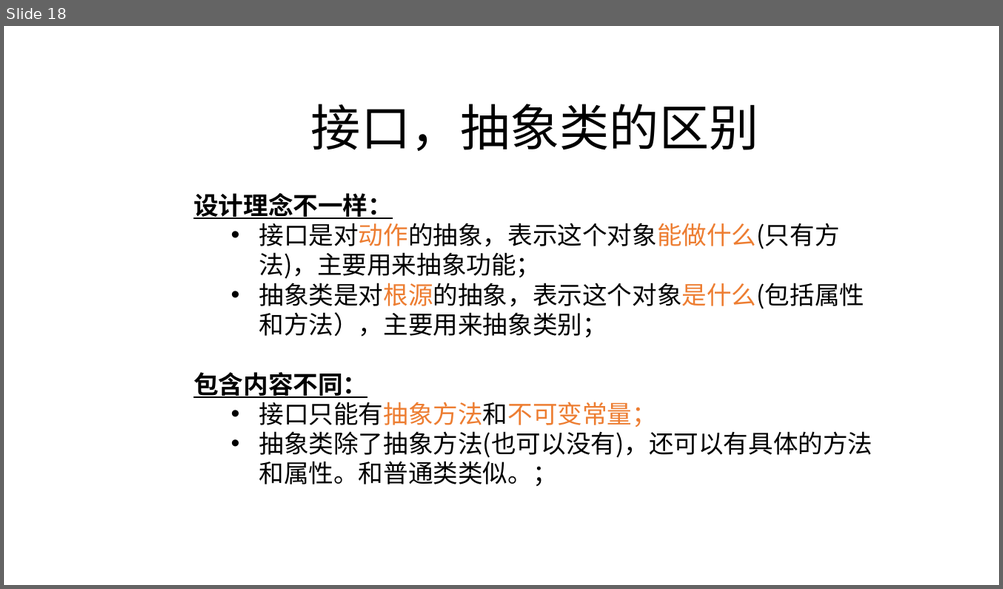
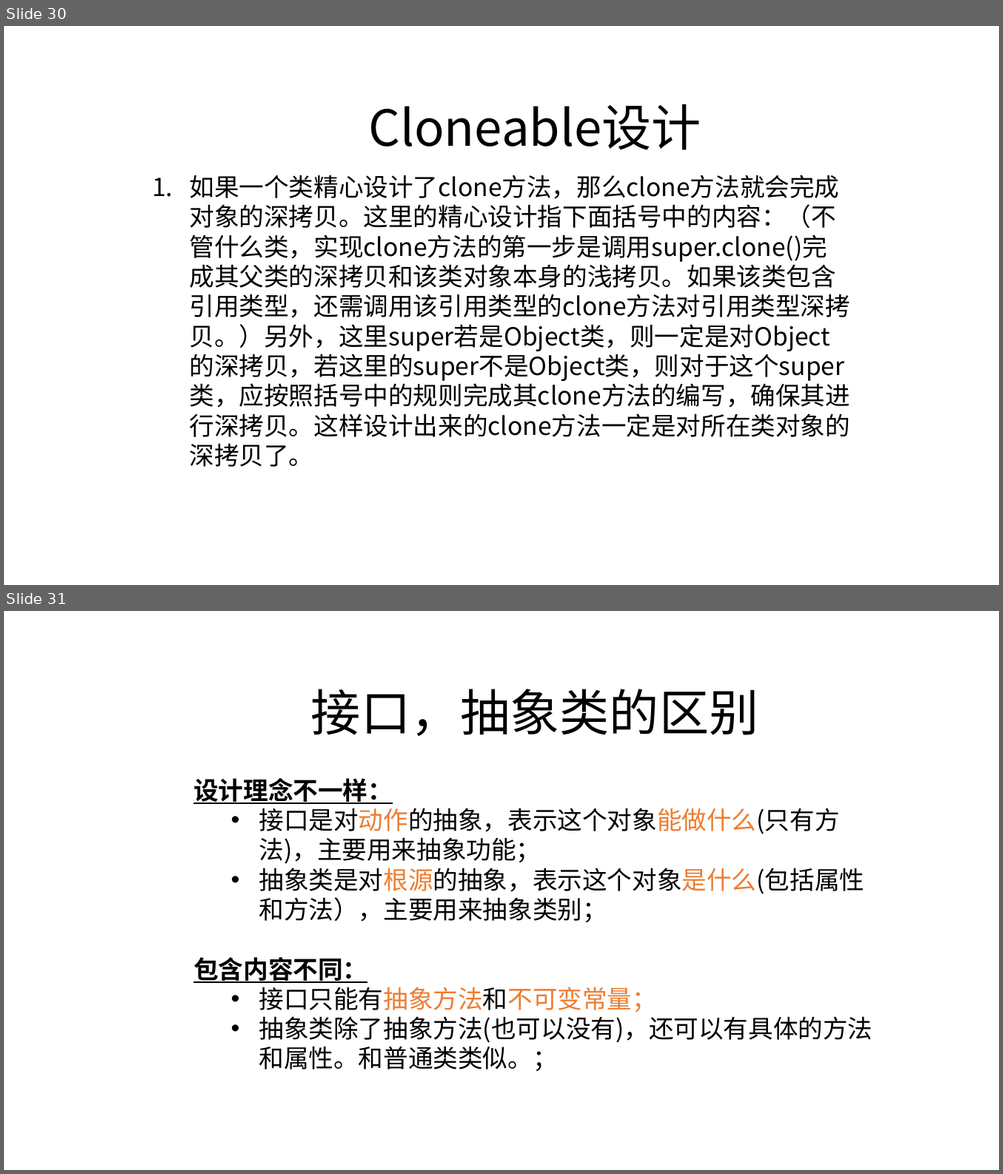
Before and after one commit to zjyesir/hmc_java_1, a slide deck: ppt/12.抽象类和接口.pptx. Shown one above the other, each under a label of ours: slide 18 before the commit, slides 30 and 31 after it. The pictures are 1003x589 and 1003x1174 pixels, drawn with LibreOffice and Linux fonts; fonts in the diff are those of the drawing; background and template pictures are left out. Boxes give left, top, right and bottom in pixels: in the first picture for what was removed or moved away, otherwise in the second. Text is boxed around its words. In the diff, an @@ line names an element or a change of style, - is before the commit and + after.

Commit message:
clone初步完成

```diff
--- a/ppt/12.抽象类和接口.pptx
+++ b/ppt/12.抽象类和接口.pptx
@@ slide 30 added at [4, 26, 999, 585], background picture (left out) @@
@@ text added at [368, 104, 701, 150], 48 pt, text #000000 @@
+Cloneable设计
@@ text added at [190, 175, 851, 467], 24 pt, text #000000 @@
+1. 如果一个类精心设计了clone方法，那么clone方法就会完成对象的深拷贝。这里的精心设计指下面括号中的内容：（不管什么类，实现clone方法的第一步是调用super.clone()完成其父类的深拷贝和该类对象本身的浅拷贝。如果该类包含引用类型，还需调用该引用类型的clone方法对引用类型深拷贝。）另外，这里super若是Object类，则一定是对Object的深拷贝，若这里的super不是Object类，则对于这个super类，应按照括号中的规则完成其clone方法的编写，确保其进行深拷贝。这样设计出来的clone方法一定是对所在类对象的深拷贝了。
@@ what was slide 18 is now slide 31 @@
```
Also in this commit, not shown: 1 slide changed, 13 other slides added, 2 slides removed.
